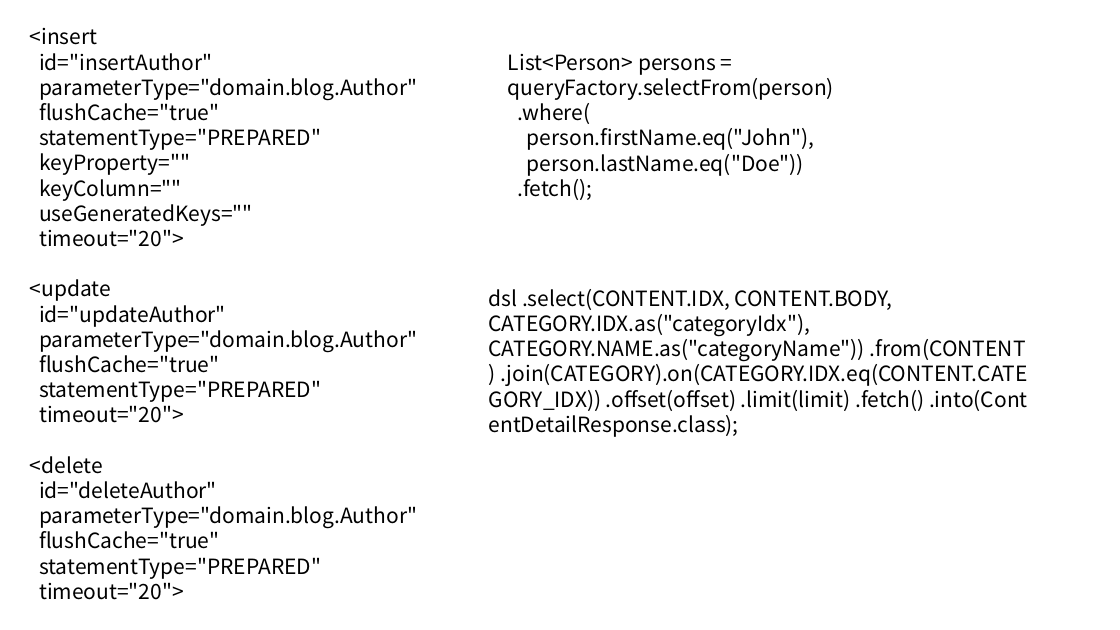
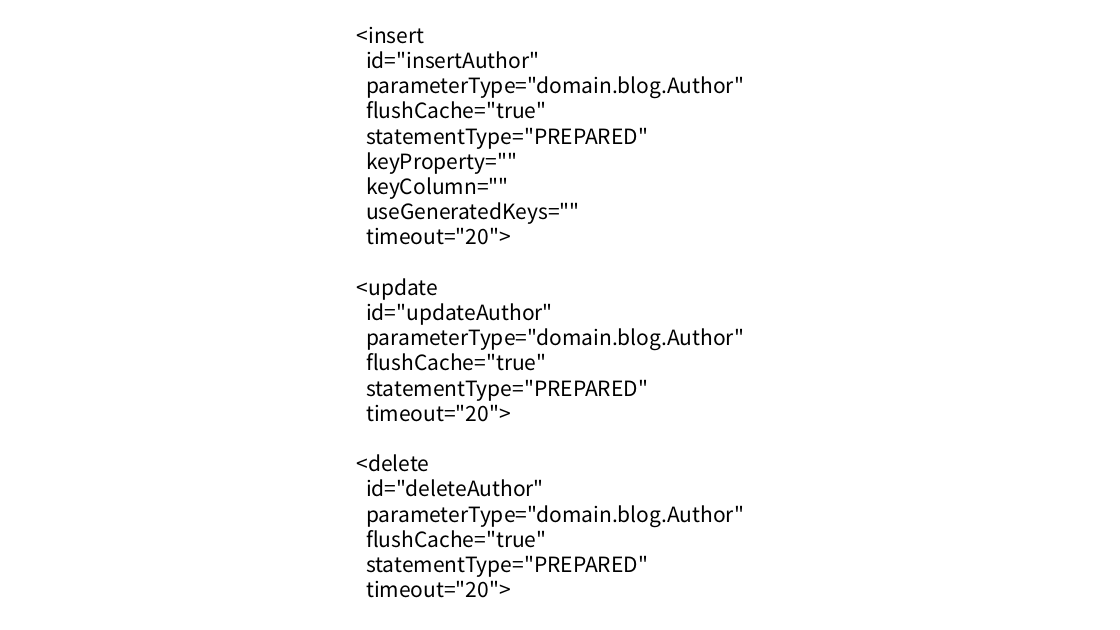
Before and after one commit to mash-up-kr/Backend_Seminar, a slide deck: slide 12 of Ten-min-Seminar/20.04.25 JPA와 JDBC/JPA와JDBC.pptx. Drawn at 1120x630 pixels with LibreOffice and Linux fonts; fonts in the diff are those of the drawing. Boxes give left, top, right and bottom in pixels: in the first picture for what was removed or moved away, otherwise in the second. Text is boxed around its words. In the diff, an @@ line names an element or a change of style, - is before the commit and + after.

```diff
--- a/Ten-min-Seminar/20.04.25 JPA와 JDBC/JPA와JDBC.pptx
+++ b/Ten-min-Seminar/20.04.25 JPA와 JDBC/JPA와JDBC.pptx
@@ text "<insert": place and size @@
-text "<insert" at bbox=[30, 28, 417, 600]
+text "<insert" at bbox=[357, 27, 744, 598]
@@ text removed at bbox=[508, 54, 834, 200] @@
-List<Person> persons = queryFactory.selectFrom(person)
-.where(
-person.firstName.eq("John"),
-person.lastName.eq("Doe"))
-.fetch();
@@ text removed at bbox=[489, 289, 1028, 437] @@
-dsl .select(CONTENT.IDX, CONTENT.BODY, CATEGORY.IDX.as("categoryIdx"), CATEGORY.NAME.as("categoryName")) .from(CONTENT) .join(CATEGORY).on(CATEGORY.IDX.eq(CONTENT.CATEGORY_IDX)) .offset(offset) .limit(limit) .fetch() .into(ContentDetailResponse.class);
```
Also in this commit, not shown: 1 other slide changed, 1 other file.
